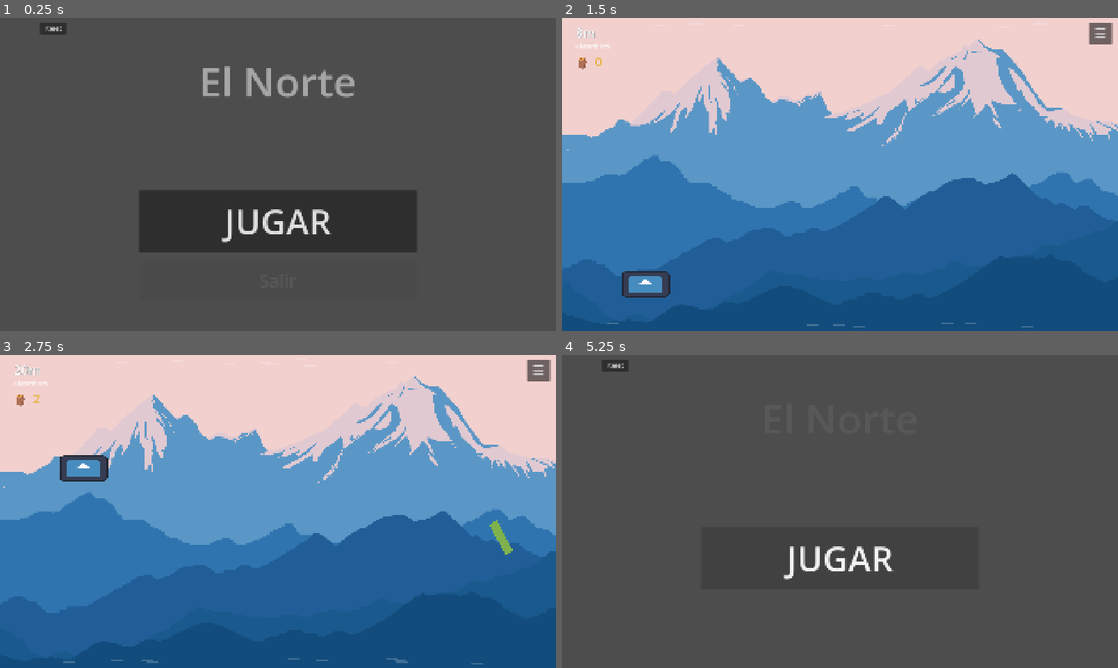
Above: before the commit, frames 1-4 (two rows, left to right).
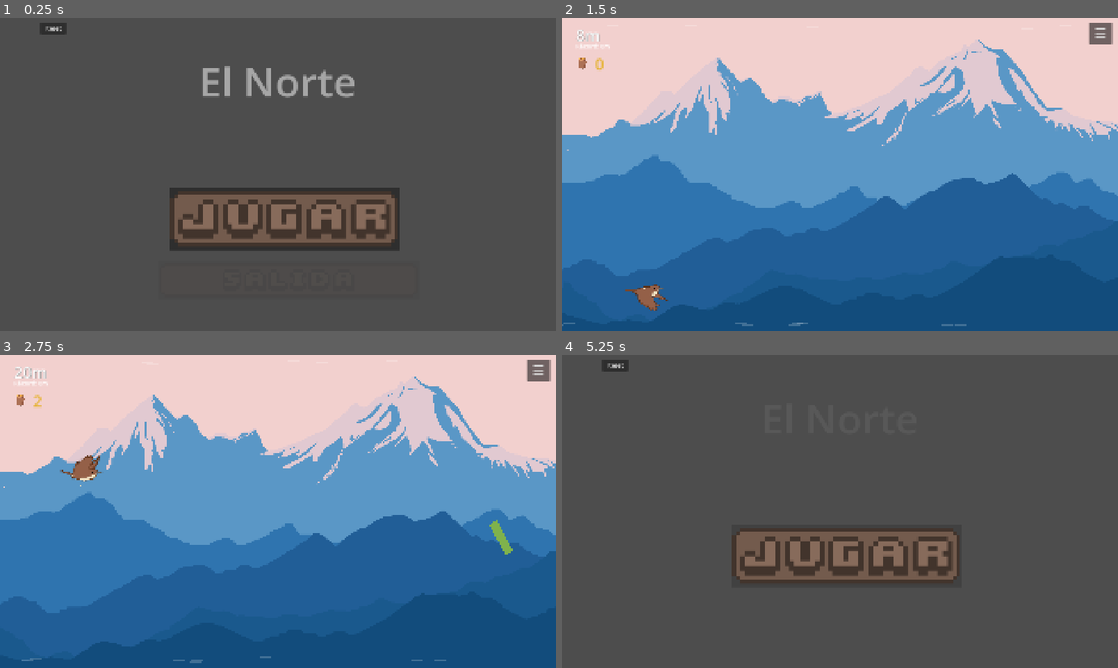
Above: after the commit, the same moments.

Repository: TomasMoreno21/El-Norte
Game: Godot game, scene res://scenes/menu/menu.tscn
Same seed, same stepped clock (60 frames per second), same inputs: the game is played once before the commit and once after it. The engine's default icon, where the game draws it, is replaced by a stand-in: a white triangle on a blue panel in a dark square.
Inputs (mouse positions are in pixels of both pictures, inside the frame that each line leads up to; where the layout moved, square brackets give the same spot in the first picture):
- Up to frame 1 (0.25 s): no input
- Up to frame 2 (1.5 s): click (845, 218) [840, 221] at 0.5 s; tap Enter at 1.25 s; move the mouse to (962, 158) at 1.27 s; hold D from 1.28 s (still down); tap Tab at 1.35 s; click (962, 158) at 1.42 s
- Up to frame 3 (2.75 s): tap Space at 1.52, 1.82, 2.27, 2.57 s; move the mouse to (166, 527) at 2.02 s; release D at 2.03 s; hold S from 2.03 s (still down); tap Q at 2.1 s; click (166, 527) at 2.17 s
- Up to frame 4 (5.25 s): move the mouse to (895, 442) at 2.77 s; release S at 2.78 s; hold D 2.78-3.53 s; tap E at 2.85 s; click (895, 442) at 2.92 s; move the mouse to (812, 574) at 3.52 s; hold W 3.53-4.28 s; tap Z at 3.6 s; click (812, 574) at 3.67 s; tap Space at 3.77, 4.07, 4.52, 4.82 s; move the mouse to (1006, 558) at 4.27 s; hold A 4.28-5 s; tap X at 4.35 s; click (1006, 558) at 4.42 s; click "Volver al menú" at 5 s

The runs differ from the first frame. In frame 1, 6.5% of the frame differs, in the area x 25-75%, y 54-75%; in frame 2, 1.1%; in frame 3, 1.0%; in frame 4, 4.1%.

Commit message:
game feel: plumas al aletear, squash, shake, flash milestone, shader borde, animacion contadores, sprites menu

Diff:
--- /dev/null
+++ b/scenes/effects/border_flash.gdshader
@@ -0,0 +1,13 @@
+shader_type canvas_item;
+
+uniform float border_width = 30.0;
+uniform float flash_alpha;
+
+void fragment() {
+	vec2 size = 1.0 / SCREEN_PIXEL_SIZE;
+	float bw = border_width / size.x;
+	float edge_x = min(UV.x, 1.0 - UV.x);
+	float edge_y = min(UV.y, 1.0 - UV.y);
+	float edge = min(edge_x, edge_y);
+	COLOR = vec4(0.0, 1.0, 0.0, float(edge < bw) * flash_alpha);
+}
--- a/scenes/hud/hud.gd
+++ b/scenes/hud/hud.gd
@@ -11,6 +11,7 @@
 @onready var pause_overlay := $PauseOverlay
 @onready var tutorial_overlay := $TutorialOverlay
 @onready var tap_arrow := $TutorialOverlay/Panel/TapArrow
+@onready var milestone_flash := $MilestoneFlash
 
 var _storm_warning_active := false
 var _storm_warning_time := 0.0
@@ -79,12 +80,21 @@
 func update_distance(meters: int) -> void:
 	distance_label.text = "%dm" % meters
 	max_dist_label.text = "Récord: %dm" % DataManager.max_distance
+	_pulse_label(distance_label)
 
 func update_bolas(amount: int) -> void:
 	bolas_label.text = "Barro: %d" % amount
+	_pulse_label(bolas_label)
 
 func update_palitos(amount: int) -> void:
 	palitos_label.text = "%d" % amount
+	_pulse_label(palitos_label)
+
+func _pulse_label(label: Label) -> void:
+	var tween := create_tween()
+	tween.set_trans(Tween.TRANS_QUAD).set_ease(Tween.EASE_OUT)
+	tween.tween_property(label, "scale", Vector2(1.25, 1.25), 0.08)
+	tween.tween_property(label, "scale", Vector2(1.0, 1.0), 0.25)
 
 func update_powerups(shield_remaining: float, turbo_remaining: float, x2: bool, x2p: float = 0.0) -> void:
 	var parts := []
@@ -97,6 +107,14 @@
 	if x2p > 0:
 		parts.append("x2 Palitos: %.1fs" % x2p)
 	powerup_label.text = "  ".join(parts)
+
+func flash_milestone() -> void:
+	milestone_flash.visible = true
+	var mat := milestone_flash.material as ShaderMaterial
+	mat.set_shader_parameter("flash_alpha", 0.25)
+	var tween := create_tween()
+	tween.tween_method(func(a): mat.set_shader_parameter("flash_alpha", a), 0.25, 0.0, 0.5).set_ease(Tween.EASE_OUT)
+	tween.tween_callback(func(): milestone_flash.visible = false)
 
 func show_storm(active: bool) -> void:
 	storm_label.visible = active
--- a/scenes/hud/hud.tscn
+++ b/scenes/hud/hud.tscn
@@ -1,6 +1,11 @@
 [gd_scene format=3 uid="uid://uflrhrr6hhal"]
 
 [ext_resource type="Script" uid="uid://bkdwx2mdct30" path="res://scenes/hud/hud.gd" id="1"]
+[ext_resource type="Shader" path="res://scenes/effects/border_flash.gdshader" id="2"]
+
+[sub_resource type="ShaderMaterial" id="MatFlash"]
+shader = ExtResource("2")
+shader_parameter/flash_alpha = 0.0
 
 [node name="HUD" type="CanvasLayer" unique_id=1326789121]
 layer = 10
@@ -90,6 +95,15 @@
 text = "!"
 horizontal_alignment = 1
 
+[node name="MilestoneFlash" type="ColorRect" parent="."]
+visible = false
+anchors_preset = 15
+anchor_right = 1.0
+anchor_bottom = 1.0
+mouse_filter = 2
+color = Color(0, 1, 0, 1)
+material = SubResource("MatFlash")
+
 [node name="TransitionLabel" type="Label" parent="." unique_id=1750067253]
 visible = false
 anchors_preset = 10
--- a/scenes/kiwi/kiwi.gd
+++ b/scenes/kiwi/kiwi.gd
@@ -10,10 +10,11 @@
 func _ready() -> void:
 	body_entered.connect(_on_body_entered)
 	_pick_new_target()
+	queue_redraw()
 
-	var image := Image.create(54, 54, false, Image.FORMAT_RGBA8)
-	image.fill(Color(0.3, 0.8, 1.0, 1.0))
-	$Sprite.texture = ImageTexture.create_from_image(image)
+func _draw() -> void:
+	draw_circle(Vector2.ZERO, 27, Color(0.3, 0.8, 1.0, 0.9))
+	draw_circle(Vector2.ZERO, 27, Color(1, 1, 1, 0.4), false, 3.0)
 
 func _physics_process(delta: float) -> void:
 	time += delta
--- a/scenes/main/main.gd
+++ b/scenes/main/main.gd
@@ -33,6 +33,8 @@
 var run_bolas := 0
 var run_kiwis := 0
 var x2_palitos_active := false
+var _last_milestone_idx := 0
+const MILESTONES := [500, 1000, 2200, 4600]
 var x2_palitos_start_time := 0.0
 var x2_bolas_active := false
 var miniatura_active := false
@@ -115,6 +117,7 @@
 	bola_timer.wait_time = BOLA_SPAWN_INTERVAL
 	bola_timer.start()
 	player.died.connect(_on_player_died)
+	player.flapped.connect(_on_player_flapped)
 	revive_popup.revived.connect(_on_revive)
 	revive_popup.rejected.connect(_on_revive_reject)
 	hud.update_bolas(DataManager.bolas_balance)
@@ -124,6 +127,7 @@
 	storms_in_run = 0
 	run_bolas = 0
 	run_kiwis = 0
+	_last_milestone_idx = 0
 	camera.zoom = Vector2(1.2, 1.2)
 	if turbo_effect_scene:
 		turbo_effect = turbo_effect_scene.instantiate()
@@ -139,12 +143,14 @@
 	in_storm = true
 	storm_time = 0.0
 	shake_strength = 16.0
+	player.storm_flap_override = -340
 	AudioManager.play_sfx("storm_start")
 	_update_encounter_mode()
 
 func end_storm() -> void:
 	in_storm = false
 	storm_time = 0.0
+	player.end_storm_gradual()
 	next_storm_distance += STORM_INTERVAL
 	DataManager.storms_survived += 1
 	storms_in_run += 1
@@ -191,6 +197,11 @@
 		turbo_effect.set_turbo_mode()
 	else:
 		turbo_effect.set_normal_mode()
+
+func _on_player_flapped() -> void:
+	if in_storm or turbo_active:
+		return
+	shake_strength = 6.0
 
 func _on_player_died() -> void:
 	DataManager.deaths += 1
@@ -301,6 +312,9 @@
 	difficulty_dist += raw_delta
 	distance += raw_delta * speed_bonus * bird_speed_mult * turbo_mult * rafaga_mult * palitos_dist_mult
 	hud.update_distance(int(distance))
+	while _last_milestone_idx < MILESTONES.size() and int(distance) >= MILESTONES[_last_milestone_idx]:
+		hud.flash_milestone()
+		_last_milestone_idx += 1
 	var palitos_rate := 1 + DataManager.get_upgrade_level("palitos_base")
 	var bird_palitos_mult: float = DataManager.get_bird_modifiers()["palitos_mult"]
 	var run_palitos := int(distance / 10) * palitos_rate * bird_palitos_mult
@@ -330,7 +344,7 @@
 		shake_strength = max(shake_strength - SHAKE_DECAY * delta, target_shake)
 
 	if shake_strength > 0.0:
-		camera.offset = Vector2(randf_range(-shake_strength, shake_strength), 0.0)
+		camera.offset = Vector2(randf_range(-shake_strength, shake_strength), randf_range(-shake_strength, shake_strength))
 	else:
 		camera.offset = Vector2.ZERO
 
--- a/scenes/menu/menu.tscn
+++ b/scenes/menu/menu.tscn
@@ -1,6 +1,8 @@
 [gd_scene format=3 uid="uid://bjxce07k240fk"]
 
 [ext_resource type="Script" uid="uid://bflsbndb8q1hm" path="res://scenes/menu/menu.gd" id="1"]
+[ext_resource type="Texture2D" uid="uid://bqoeif76oiq7q" path="res://Sprites/Inteface/jugar.png" id="2"]
+[ext_resource type="Texture2D" uid="uid://chjt7ehnbojoq" path="res://Sprites/Inteface/salida.png" id="3"]
 
 [node name="Menu" type="Control" unique_id=2052919699]
 layout_mode = 3
@@ -43,23 +45,32 @@
 text = "Logros"
 
 [node name="Jugar" type="Button" parent="." unique_id=1647251839]
-layout_mode = 0
+layout_mode = 1
+anchors_preset = -1
 anchor_left = 0.25
 anchor_top = 0.55
 anchor_right = 0.75
 anchor_bottom = 0.75
-mouse_filter = 0
-theme_override_font_sizes/font_size = 120
-text = "JUGAR"
+offset_left = 105.0
+offset_top = -8.0
+offset_right = -59.0
+offset_bottom = -8.0
+icon = ExtResource("2")
+expand_icon = true
 
 [node name="Salir" type="Button" parent="." unique_id=587563896]
-layout_mode = 0
+layout_mode = 1
+anchors_preset = -1
 anchor_left = 0.25
 anchor_top = 0.78
 anchor_right = 0.75
 anchor_bottom = 0.9
-theme_override_font_sizes/font_size = 60
-text = "Salir"
+offset_left = 65.0
+offset_top = -1.3999634
+offset_right = 10.0
+offset_bottom = -1.3999634
+icon = ExtResource("3")
+expand_icon = true
 
 [node name="ResetButton" type="Button" parent="." unique_id=2104571763]
 layout_mode = 0
--- a/scenes/player/player.gd
+++ b/scenes/player/player.gd
@@ -6,14 +6,22 @@
 @export var start_position := Vector2(400, 540)
 
 signal died
+signal flapped
 
 var alive := true
 var invulnerable := false
 var blink_timer: Timer
+var flap_timer: Timer
 var lives := 1
 var flap_mult := 1.0
+var storm_flap_override := 0.0
 var _original_col_size: Vector2
 var _original_scale: Vector2
+
+var _was_pressed := false
+var _tex_hornero1 := preload("res://Sprites/Pajaros/hornero1.png")
+var _tex_hornero2 := preload("res://Sprites/Pajaros/hornero2.png")
+var _feather_particles: GPUParticles2D
 
 func _ready() -> void:
 	position = start_position
@@ -30,7 +38,43 @@
 	blink_timer.timeout.connect(_blink)
 	add_child(blink_timer)
 
-var _was_pressed := false
+	flap_timer = Timer.new()
+	flap_timer.wait_time = 0.20
+	flap_timer.timeout.connect(_flap_anim_tick)
+	add_child(flap_timer)
+
+	$Sprite2D.flip_h = true
+	_setup_feather_particles()
+
+func _setup_feather_particles() -> void:
+	_feather_particles = GPUParticles2D.new()
+	_feather_particles.name = "FeatherParticles"
+	_feather_particles.one_shot = true
+	_feather_particles.emitting = false
+	_feather_particles.amount = 10
+	_feather_particles.lifetime = 0.6
+	_feather_particles.explosiveness = 0.9
+	_feather_particles.local_coords = false
+
+	var mat := ParticleProcessMaterial.new()
+	mat.direction = Vector3(-0.3, -1, 0)
+	mat.spread = 35.0
+	mat.gravity = Vector3(0, 150, 0)
+	mat.initial_velocity_min = 40.0
+	mat.initial_velocity_max = 90.0
+	mat.scale_min = 0.5
+	mat.scale_max = 1.0
+	mat.color = Color(0.95, 0.88, 0.75, 0.85)
+	mat.angle_min = 0.0
+	mat.angle_max = 360.0
+	mat.angular_velocity_min = -180.0
+	mat.angular_velocity_max = 180.0
+	_feather_particles.process_material = mat
+
+	add_child(_feather_particles)
+
+func _flap_anim_tick() -> void:
+	$Sprite2D.texture = _tex_hornero2 if $Sprite2D.texture == _tex_hornero1 else _tex_hornero1
 
 func _physics_process(delta: float) -> void:
 	if not alive:
@@ -40,8 +84,20 @@
 	if is_pressed:
 		if not _was_pressed:
 			AudioManager.play_sfx("flap")
-		velocity.y = FLAP_VELOCITY * flap_mult
+			$Sprite2D.texture = _tex_hornero2
+			flap_timer.start()
+			_feather_particles.restart()
+			flapped.emit()
+			if is_inside_tree():
+				var s := $Sprite2D
+				var sq := create_tween().set_ease(Tween.EASE_OUT)
+				sq.tween_property(s, "scale", s.scale * Vector2(1.08, 0.92), 0.05)
+				sq.tween_property(s, "scale", s.scale, 0.1)
+		velocity.y = storm_flap_override if storm_flap_override != 0.0 else FLAP_VELOCITY * flap_mult
 	else:
+		if _was_pressed:
+			flap_timer.stop()
+			$Sprite2D.texture = _tex_hornero1
 		velocity.y += GRAVITY * delta
 
 	_was_pressed = is_pressed
@@ -62,7 +118,7 @@
 	if invulnerable:
 		return
 	if lives > 1:
-		AudioManager.play_sfx("collect") # use a lighter sound for losing a life
+		AudioManager.play_sfx("collect")
 		lives -= 1
 		invulnerable = true
 		collision_mask = 0
@@ -117,6 +173,14 @@
 func _blink() -> void:
 	$Sprite2D.modulate.a = 0.2 if $Sprite2D.modulate.a == 1.0 else 1.0
 
+func end_storm_gradual() -> void:
+	if storm_flap_override == 0.0:
+		return
+	var target := FLAP_VELOCITY * flap_mult
+	var tween := create_tween()
+	tween.tween_property(self, "storm_flap_override", target, 1.5).set_ease(Tween.EASE_OUT)
+	tween.tween_callback(func(): storm_flap_override = 0.0)
+
 func reset() -> void:
 	kill_all_tweens()
 	alive = true
@@ -126,6 +190,11 @@
 	invulnerable = false
 	collision_mask = 2
 	blink_timer.stop()
+	flap_timer.stop()
 	$Sprite2D.modulate.a = 1.0
 	$Sprite2D.scale = _original_scale
+	$Sprite2D.texture = _tex_hornero1
+	_was_pressed = false
+	storm_flap_override = 0
+	_feather_particles.restart()
 	Engine.time_scale = 1.0
--- a/scenes/player/player.tscn
+++ b/scenes/player/player.tscn
@@ -1,19 +1,21 @@
 [gd_scene format=3 uid="uid://b8bhvtt58d3rn"]
 
 [ext_resource type="Script" uid="uid://4asg7vrcxvei" path="res://scenes/player/player.gd" id="1"]
-[ext_resource type="Texture2D" uid="uid://d1i6dl3f4s8v" path="res://icon.svg" id="2_dovo2"]
+[ext_resource type="Texture2D" uid="uid://w2hihesrijjl" path="res://Sprites/Pajaros/hornero1.png" id="2"]
 
 [sub_resource type="RectangleShape2D" id="RectShape1"]
-size = Vector2(137, 73)
+size = Vector2(121, 60.5)
 
 [node name="Player" type="CharacterBody2D" unique_id=671026326]
 collision_mask = 2
 script = ExtResource("1")
 
 [node name="Sprite2D" type="Sprite2D" parent="." unique_id=1387139343]
-position = Vector2(-1.1920929e-06, -1.9073486e-06)
-scale = Vector2(1.0781251, 0.578125)
-texture = ExtResource("2_dovo2")
+position = Vector2(0, 19.000002)
+scale = Vector2(1.8441284, 1.8650839)
+texture = ExtResource("2")
+flip_h = true
 
 [node name="CollisionShape2D" type="CollisionShape2D" parent="." unique_id=2047804766]
+position = Vector2(-5.5, 6.25)
 shape = SubResource("RectShape1")
Binary file added: Sprites/Inteface/salida.png
Binary file added: Sprites/Pajaros/hornero1.png
Binary file added: Sprites/Pajaros/hornero2.png
Not shown, added: scenes/effects/border_flash.gdshader.uid
